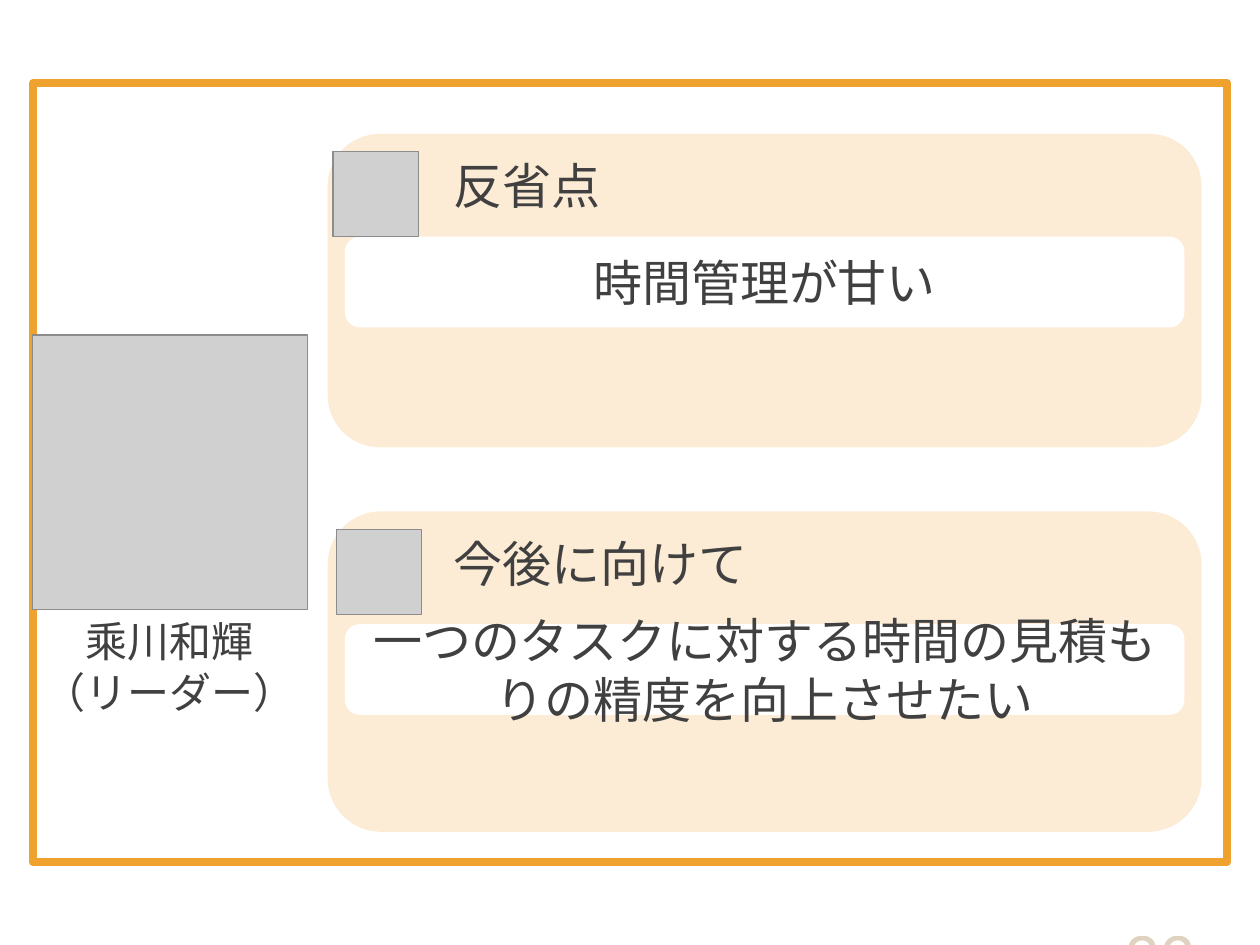
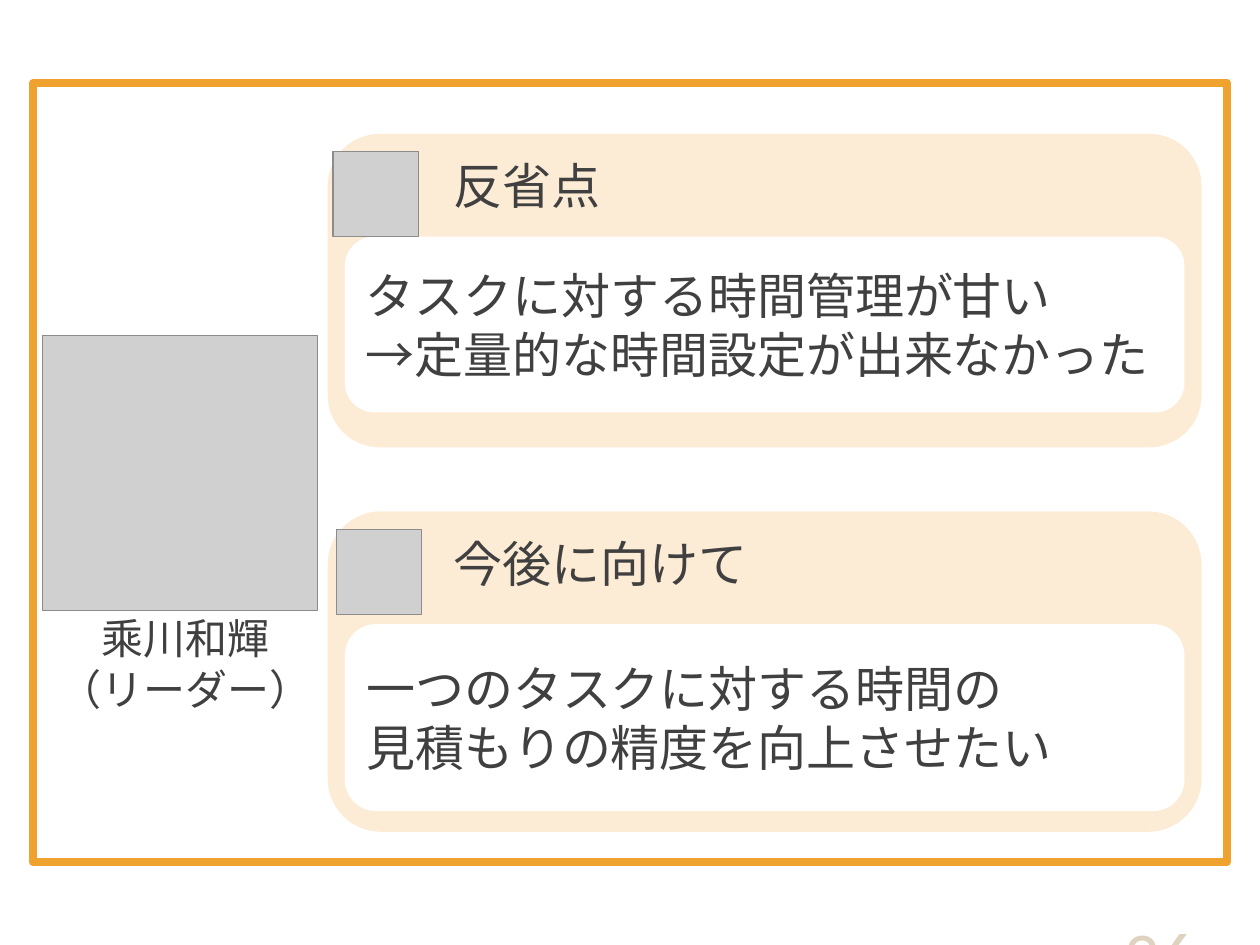
Before and after one commit to DOJO-2021/D-2, a slide deck: slide 26 of documents/プレゼン/Knowledge Holder_清書版.pptx (slide 23 before the commit). Drawn at 1260x945 pixels with LibreOffice and Linux fonts; fonts in the diff are those of the drawing; grey boxes stand for pictures. Boxes give left, top, right and bottom in pixels: in the first picture for what was removed or moved away, otherwise in the second. Text is boxed around its words. In the diff, an @@ line names an element or a change of style, - is before the commit and + after.

```diff
--- a/documents/プレゼン/Knowledge Holder_清書版.pptx
+++ b/documents/プレゼン/Knowledge Holder_清書版.pptx
@@ rounded rectangle "タスクに対する時間管理が甘い": place and size @@
-rounded rectangle "タスクに対する時間管理が甘い" at (345,237,1184,328)
+rounded rectangle "タスクに対する時間管理が甘い" at (345,237,1184,413)
@@ text in rounded rectangle at (366,272,1149,377): text changed @@
-時間管理が甘い
+タスクに対する時間管理が甘い
+→定量的な時間設定が出来なかった
@@ picture: place and size @@
-picture at (33,335,307,610)
+picture at (43,335,318,610)
@@ text "乘川和輝": place and size @@
-text "乘川和輝" at (44,622,296,712)
+text "乘川和輝" at (59,619,311,709)
@@ rounded rectangle "一つのタスクに対する時間の": place and size @@
-rounded rectangle "一つのタスクに対する時間の" at (345,624,1184,714)
+rounded rectangle "一つのタスクに対する時間の" at (345,624,1184,810)
@@ text in rounded rectangle at (366,665,1051,770): text changed @@
-一つのタスクに対する時間の見積もりの精度を向上させたい
+一つのタスクに対する時間の
+見積もりの精度を向上させたい
@@ page number at (906,810,1208,945): text changed @@
-23
+26
```
Also in this commit, not shown: 15 other slides changed, 10 slides added, 5 slides removed.
